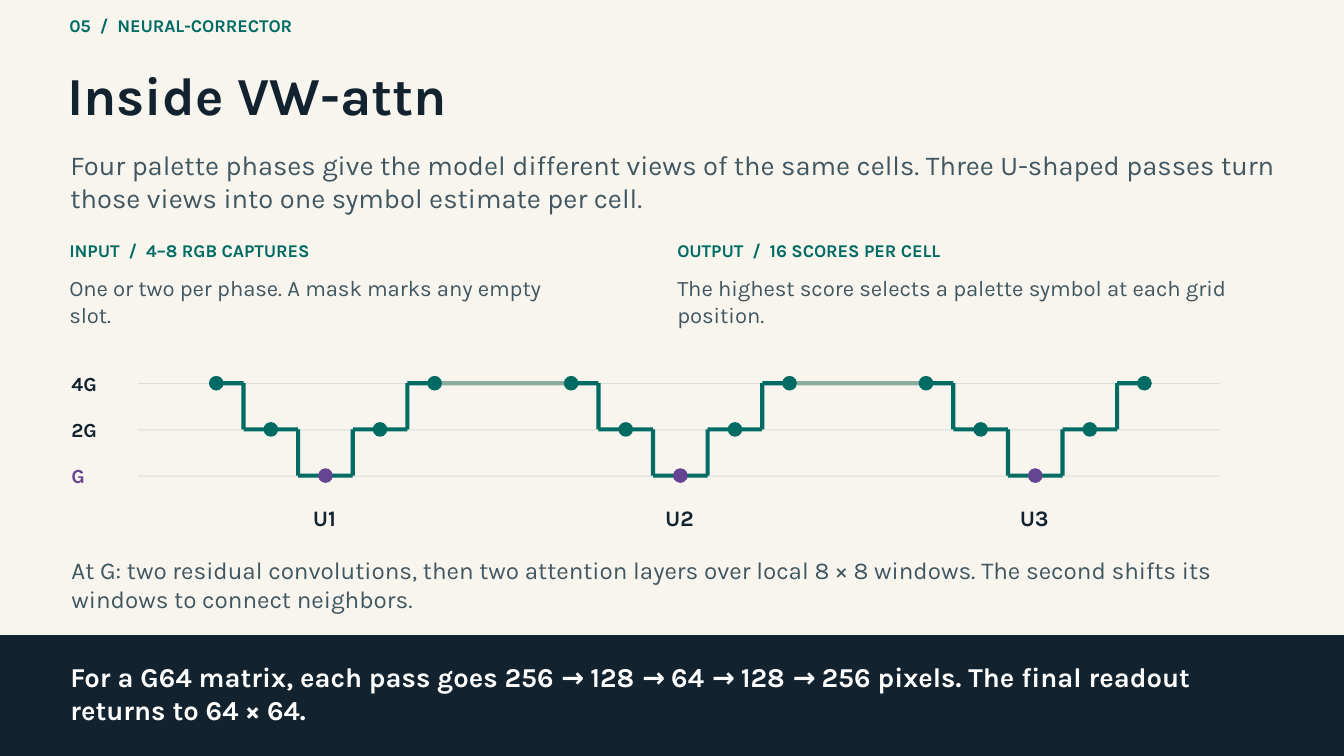
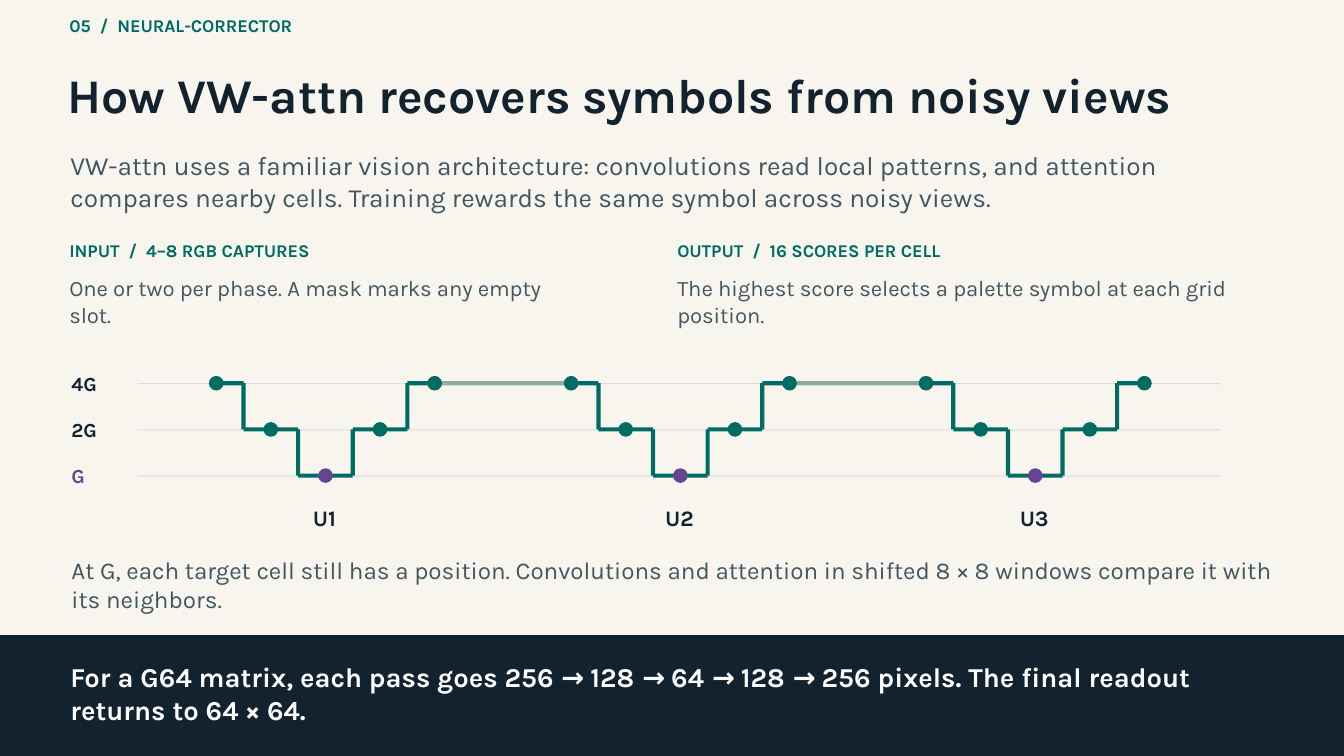
Before and after one commit to magnux/neural_cryptography, a slide deck: slide 21 of docs/presentation/neural-cryptography.pptx. Drawn at 1344x756 pixels with LibreOffice and Linux fonts; fonts in the diff are those of the drawing. Boxes give left, top, right and bottom in pixels: in the first picture for what was removed or moved away, otherwise in the second. Text is boxed around its words. In the diff, an @@ line names an element or a change of style, - is before the commit and + after.

Commit message:
Explain how the key and optical corrector need different neural architectures

```diff
--- a/docs/presentation/neural-cryptography.pptx
+++ b/docs/presentation/neural-cryptography.pptx
@@ text at (67,78,1171,125): text changed; size 38.2 to 34.5 pt @@
-Inside VW-attn
+How VW-attn recovers symbols from noisy views
@@ text at (70,157,1156,213): text changed; size 19.5 to 18.8 pt @@
-Four palette phases give the model different views of the same cells. Three U-shaped passes turn those views into one symbol estimate per cell.
+VW-attn uses a familiar vision architecture: convolutions read local patterns, and attention compares nearby cells. Training rewards the same symbol across noisy views.
@@ text at (71,562,1271,614): text changed @@
-At G: two residual convolutions, then two attention layers over local 8 × 8 windows. The second shifts its windows to connect neighbors.
+At G, each target cell still has a position. Convolutions and attention in shifted 8 × 8 windows compare it with its neighbors.
```
Also in this commit, not shown: 27 other slides changed, 1 other file.
